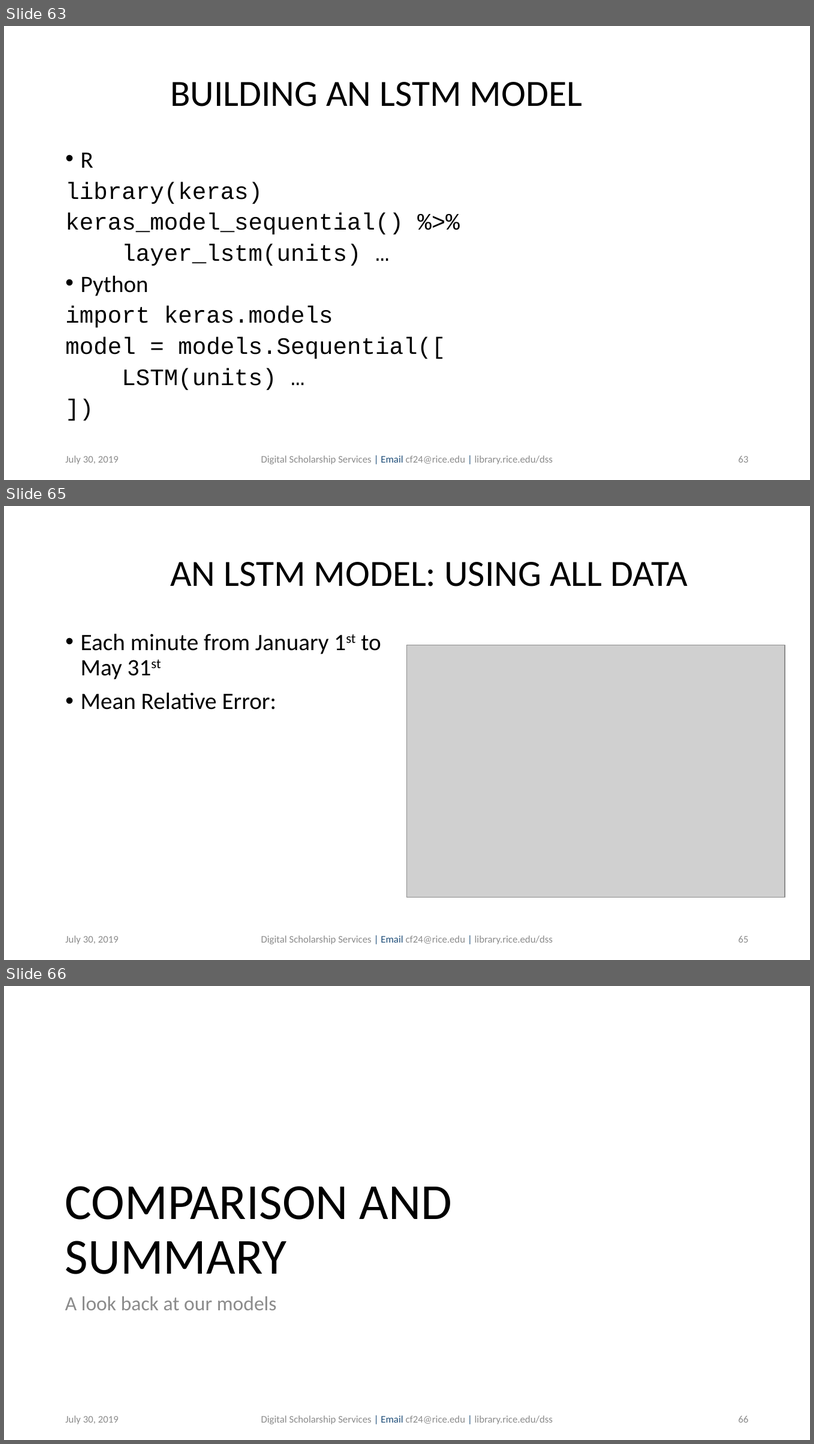
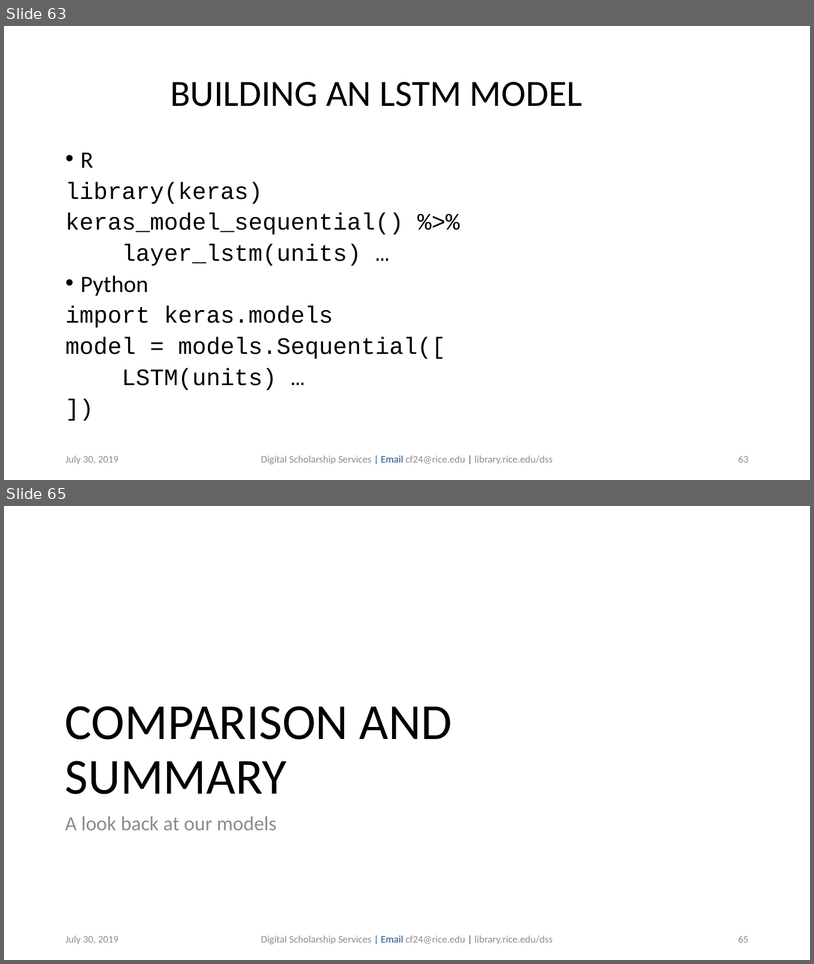
Before and after one commit to bakitybacon/rice-data-and-donuts, a slide deck: tsa/Introduction to Time Series Analysis.pptx. Shown one above the other, each under a label of ours: slides 63, 65 and 66 before the commit, slides 63 and 65 after it; the slides between them are not shown. The pictures are 814x1444 and 814x964 pixels, drawn with LibreOffice and Linux fonts; fonts in the diff are those of the drawing; grey boxes stand for pictures; background and template pictures are left out. Boxes give left, top, right and bottom in pixels: in the first picture for what was removed or moved away, otherwise in the second. Text is boxed around its words. In the diff, an @@ line names an element or a change of style, - is before the commit and + after.

Commit message:
updated ppt with ma and lstm pictures

```diff
--- a/tsa/Introduction to Time Series Analysis.pptx
+++ b/tsa/Introduction to Time Series Analysis.pptx
@@ slide 65 removed at box(4, 506, 810, 960), background #FFFFFF @@
@@ title removed at box(170, 562, 688, 586) @@
-AN LSTM MODEL: USING ALL DATA
@@ text removed at box(81, 633, 381, 709) @@
-• Each minute from January 1st to May 31st
-• Mean Relative Error:
@@ picture removed at box(408, 645, 786, 897) @@
@@ text removed at box(65, 935, 119, 944) @@
-July 30, 2019
@@ text removed at box(261, 935, 553, 944) @@
-Digital Scholarship Services | Email cf24@rice.edu | library.rice.edu/dss
@@ page number removed at box(738, 936, 749, 942) @@
-65
@@ what was slide 66 is now slide 65 @@
@@ page number at box(738, 936, 749, 942): text changed @@
-66
+65
```
Also in this commit, not shown: 5 slides changed, 2 other slides removed.
